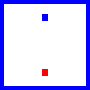
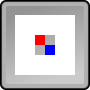
The second 90px x 90px image is a revision of the first. Changes to its layers:
hid "HOLES" over [21, 14, 69, 76]
showed "HUB" over [35, 15, 55, 75]
removed layer "BLUE BORDER" over [0, 0, 90, 90]
added layer "Face" above "Panel" over [6, 6, 84, 84]
added layer "Panel" over [0, 0, 90, 90]
